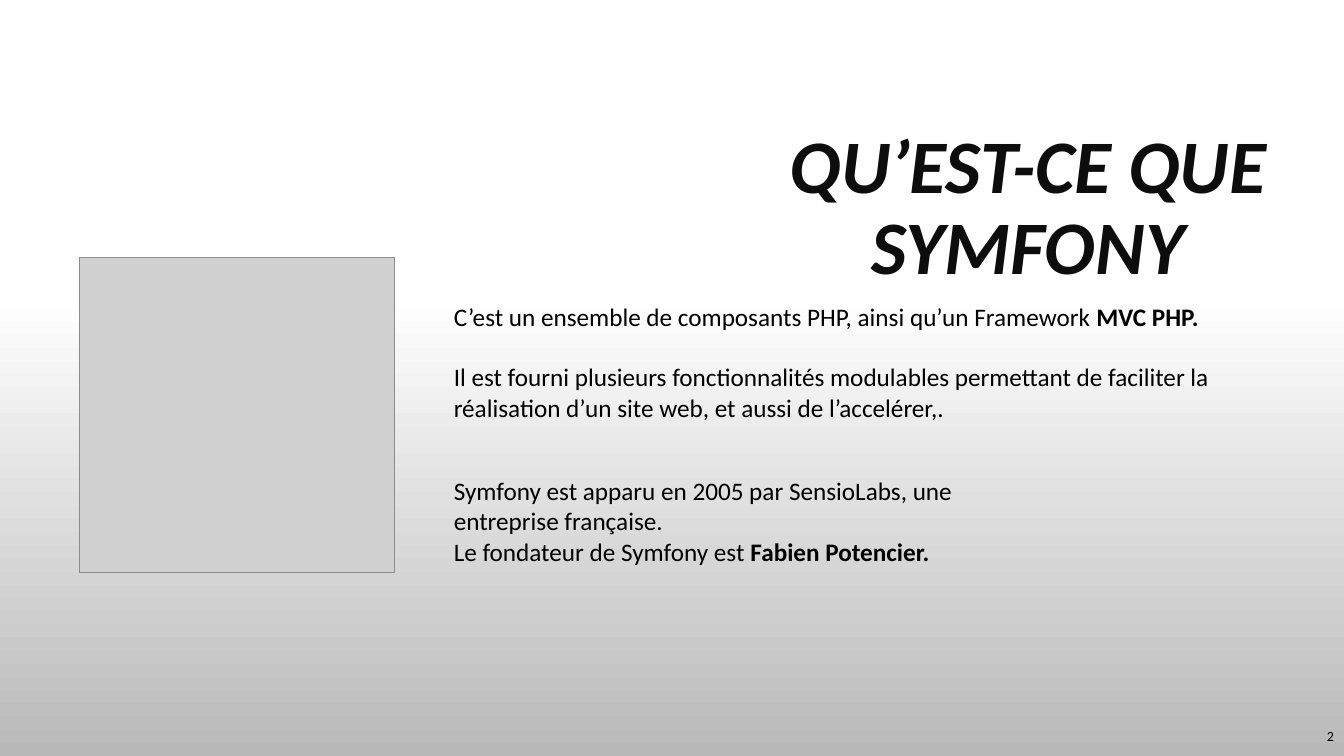
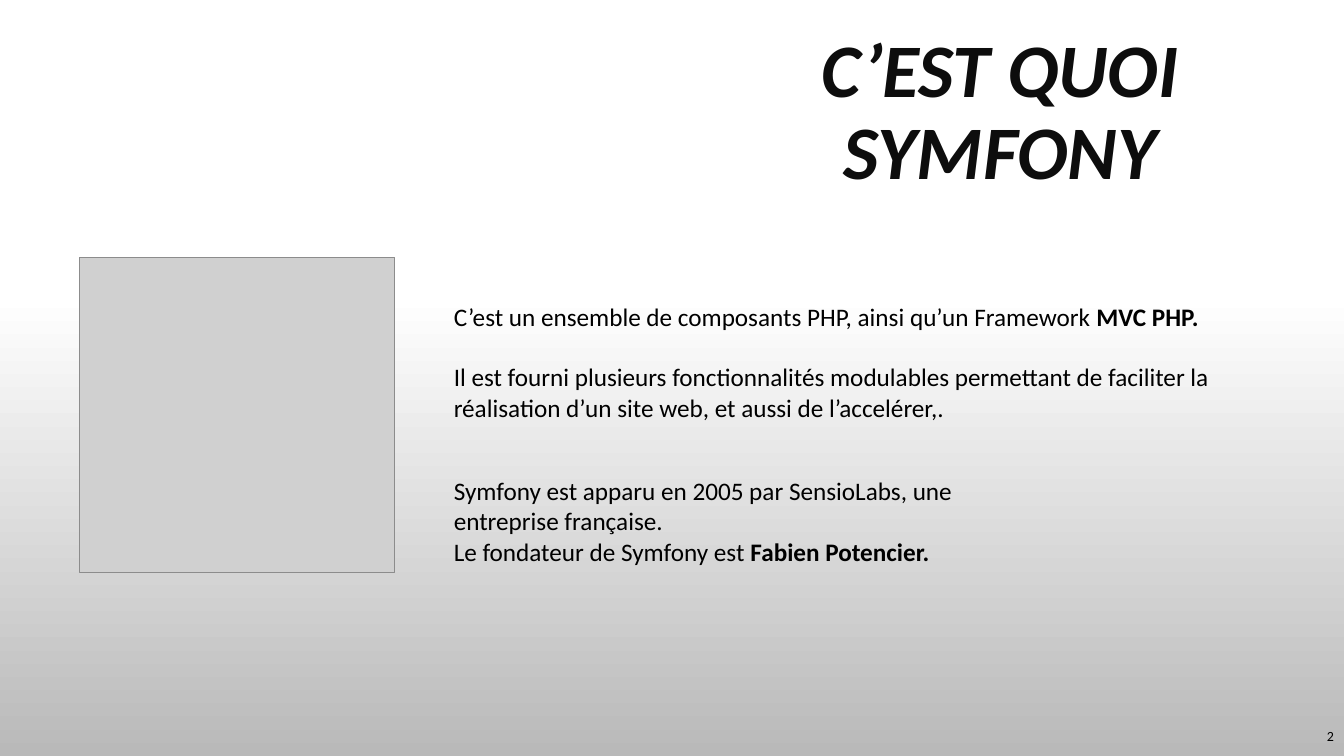
Before and after one commit to TyTy-cf/cours, a slide deck: slide 2 of Symfony/Symfony-Bases-20220808.pptx. Drawn at 1344x756 pixels with LibreOffice and Linux fonts; fonts in the diff are those of the drawing; grey boxes stand for pictures; background and template pictures are left out. Boxes give left, top, right and bottom in pixels: in the first picture for what was removed or moved away, otherwise in the second. Text is boxed around its words. In the diff, an @@ line names an element or a change of style, - is before the commit and + after.

Commit message:
symfony cours updated

```diff
--- a/Symfony/Symfony-Bases-20220808.pptx
+++ b/Symfony/Symfony-Bases-20220808.pptx
@@ title at [822,42,1178,180]: text changed @@
-QU’EST-CE QUE SYMFONY
+C’EST QUOI SYMFONY
```
Also in this commit, not shown: 8 other slides changed, 1 other file.
